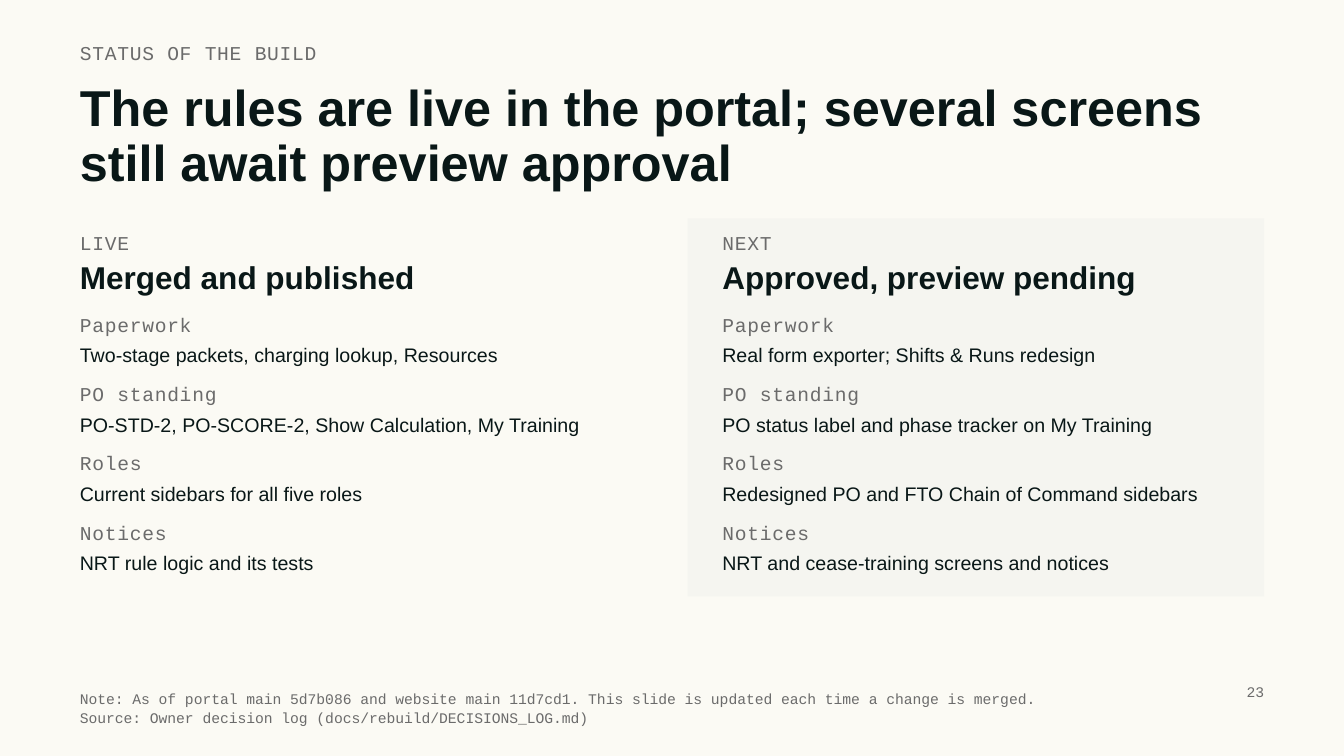
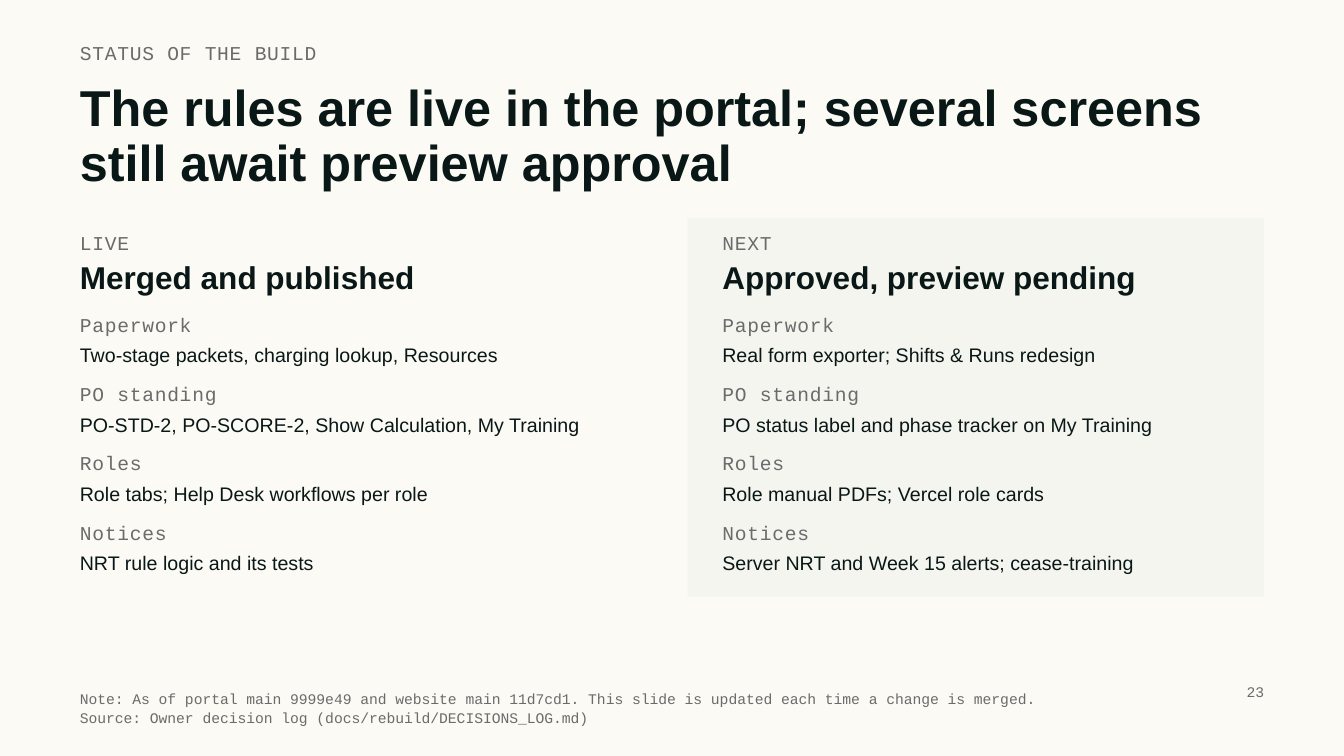
Before and after one commit to fitfo2019-dev/CPD-FTO-PORTAL, a slide deck: slide 23 of docs/training/FTO-Portal-Training-Deck.pptx. Drawn at 1344x756 pixels with LibreOffice and Linux fonts; fonts in the diff are those of the drawing. Boxes give left, top, right and bottom in pixels: in the first picture for what was removed or moved away, otherwise in the second. Text is boxed around its words. In the diff, an @@ line names an element or a change of style, - is before the commit and + after.

Commit message:
Training deck version 4: role tabs and Help Desk workflows

```diff
--- a/docs/training/FTO-Portal-Training-Deck.pptx
+++ b/docs/training/FTO-Portal-Training-Deck.pptx
@@ text at [80,486,428,505]: text changed @@
-Current sidebars for all five roles
+Role tabs; Help Desk workflows per role
@@ text at [722,486,1044,504]: text changed @@
-Redesigned PO and FTO Chain of Command sidebars
+Role manual PDFs; Vercel role cards
@@ text at [722,555,1133,574]: text changed @@
-NRT and cease-training screens and notices
+Server NRT and Week 15 alerts; cease-training
@@ text at [80,694,1035,707]: text changed @@
-Note: As of portal main 5d7b086 and website main 11d7cd1. This slide is updated each time a change is merged.
+Note: As of portal main 9999e49 and website main 11d7cd1. This slide is updated each time a change is merged.
```
Also in this commit, not shown: 2 other slides changed, 1 other file.
